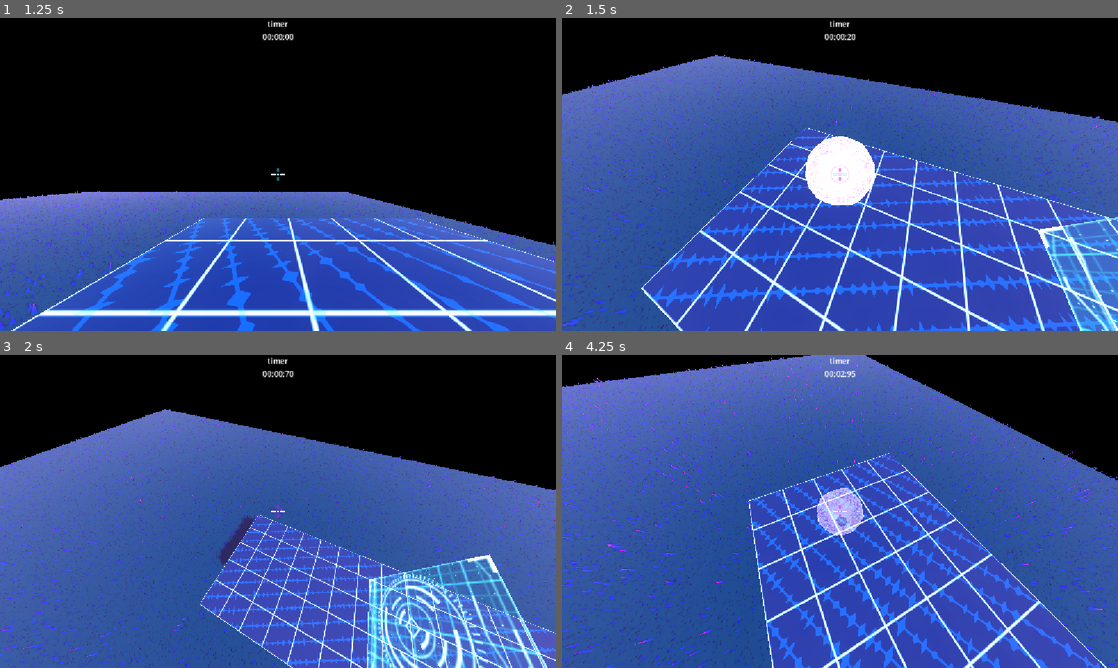
Above: before the commit, frames 1-4 (two rows, left to right).
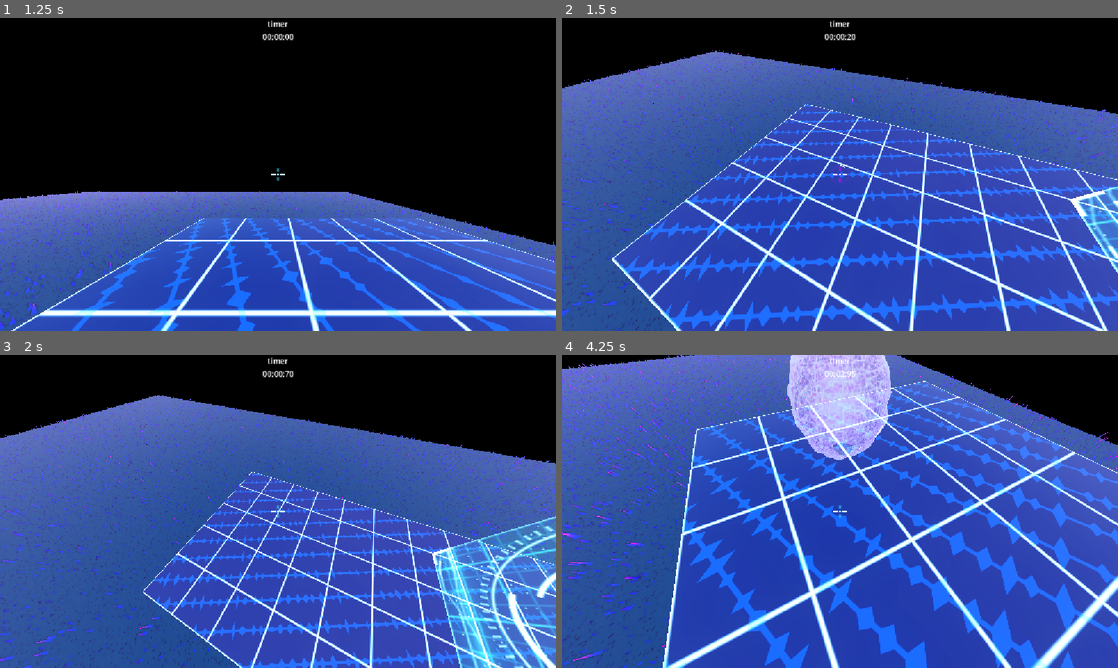
Above: after the commit, the same moments.

Repository: rsa17826/srtest
Game: Godot game, scene res://scenes/level-select/level-select.tscn
The game is run twice, just before and just after one commit, with the same random seed, the same clock (stepped at 60 frames per second) and the same inputs.
Inputs (mouse positions are in pixels of both pictures, inside the frame that each line leads up to):
- Up to frame 1 (1.25 s): click "> level 1" at 0.5 s
- Up to frame 2 (1.5 s): tap Enter (ui_accept) at 1.25 s; move the mouse to (867, 174) at 1.27 s; hold Space (fly_up) from 1.28 s (still down); hold Right mouse button (enable_fly) from 1.28 s (still down); click (867, 174) at 1.42 s
- Up to frame 3 (2 s): keep holding Space (fly_up); keep holding Right mouse button (enable_fly); tap Enter (ui_accept) at 1.52 s
- Up to frame 4 (4.25 s): keep holding Space (fly_up); move the mouse to (812, 511) at 2.02 s; release Right mouse button (enable_fly) at 2.03 s; tap Mouse wheel down (fly_speed_down) at 2.1 s; tap Enter (ui_accept) at 2.27, 3.77 s; move the mouse to (851, 505) at 2.77 s; hold Mouse wheel up (fly_speed_up) 2.78-3.53 s; move the mouse to (834, 517) at 3.52 s; tap Home (replay_first_frame) at 3.6 s; click (834, 517) at 3.67 s

Frame 1 is identical in both runs. In frame 2, 31% of the frame differs, in the area x 0-100%, y 10-100%; in frame 3, 32%; in frame 4, 44%, in the area x 0-100%, y 0-100%.

Commit message:
NO MESSAGE SET

Diff:
--- a/scenes/player/player.gd
+++ b/scenes/player/player.gd
@@ -331,7 +331,7 @@
         clear_grenades()
       spawnGrenade()
   if pending_grenade_explode:
-    if active_grenade != null and active_grenade.stopTicking:
+    if active_grenade != null: # and active_grenade.stopTicking:
       pending_grenade_explode = false
       tick_grenades(delta, true)
   tick_grenades(delta, false)
